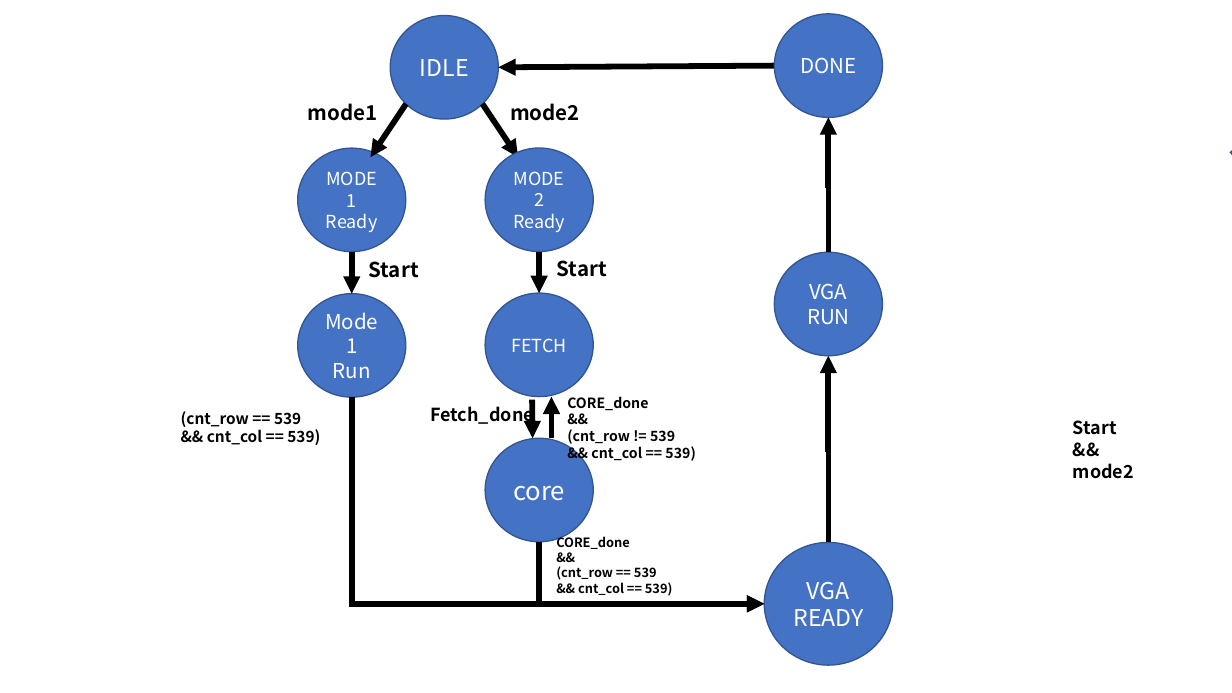
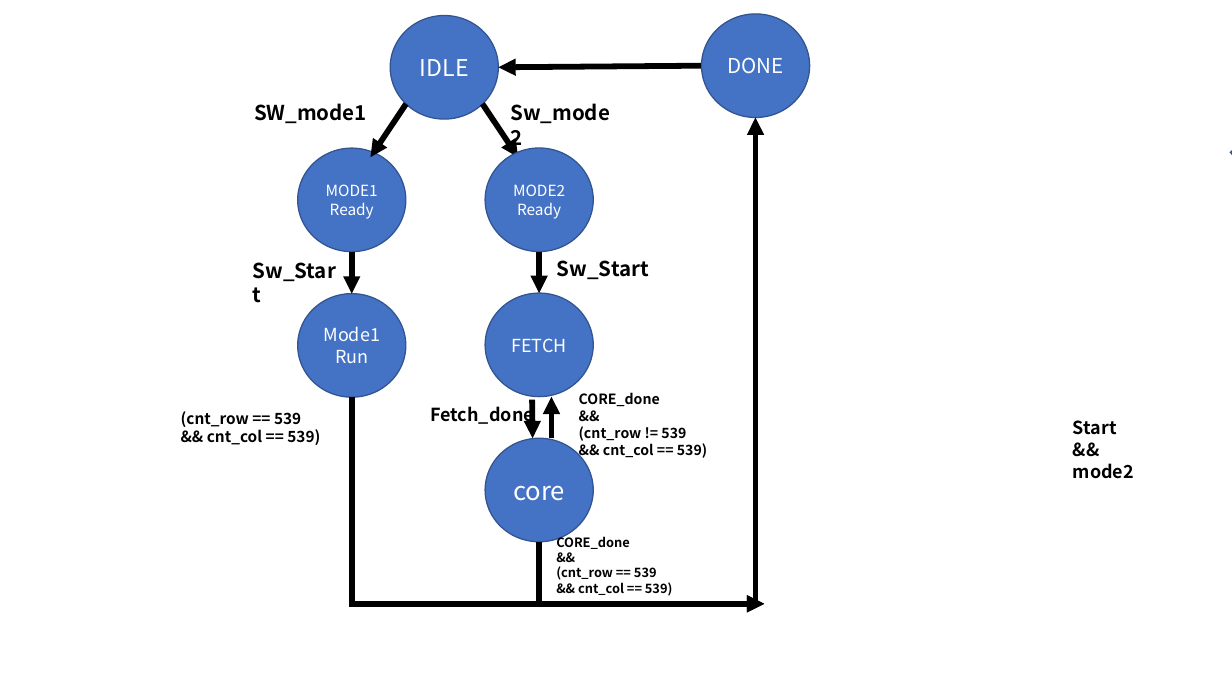
Before and after one commit to YongCastle/ICE2005_42, a slide deck: slide 18 of Plan.pptx (slide 17 before the commit). Drawn at 1232x693 pixels with LibreOffice and Linux fonts; fonts in the diff are those of the drawing. Boxes give left, top, right and bottom in pixels: in the first picture for what was removed or moved away, otherwise in the second. Text is boxed around its words. In the diff, an @@ line names an element or a change of style, - is before the commit and + after.

```diff
--- a/Plan.pptx
+++ b/Plan.pptx
@@ ellipse "DONE": place and size @@
-ellipse "DONE" at [775,14,883,117]
+ellipse "DONE" at [701,14,810,117]
@@ arrow moved from (775, 66) - (498, 67) to (701, 66) - (498, 67) @@
@@ text at [254,103,367,124]: text changed @@
-Start
+Sw_Start
@@ text at [510,103,610,196]: text changed @@
-mode2
+Sw_mode2
@@ elbow arrow moved from (829, 252) - (829, 117) to (756, 605) - (756, 117) @@
@@ ellipse "MODE1 Ready" at [298,148,406,251]: size 14 to 12 pt @@
@@ ellipse "MODE2 Ready" at [485,148,593,251]: size 14 to 12 pt @@
@@ text at [253,262,380,341]: text changed @@
-mode1
+SW_mode1
@@ text at [557,260,649,280]: text changed @@
-Start
+Sw_Start
@@ ellipse removed at [775,252,883,356] @@
-VGA
-RUN
@@ ellipse "Mode1 Run" at [298,294,406,397]: size 16 to 14 pt @@
@@ elbow arrow removed from (829, 543) to (829, 356) @@
@@ text "CORE_done": place and size @@
-text "CORE_done" at [567,396,695,461]
+text "CORE_done" at [579,392,707,458]
@@ ellipse removed at [764,543,893,665] @@
-VGA
-READY
```
Also in this commit, not shown: 3 other slides changed, 1 slide added, 15 other files.
